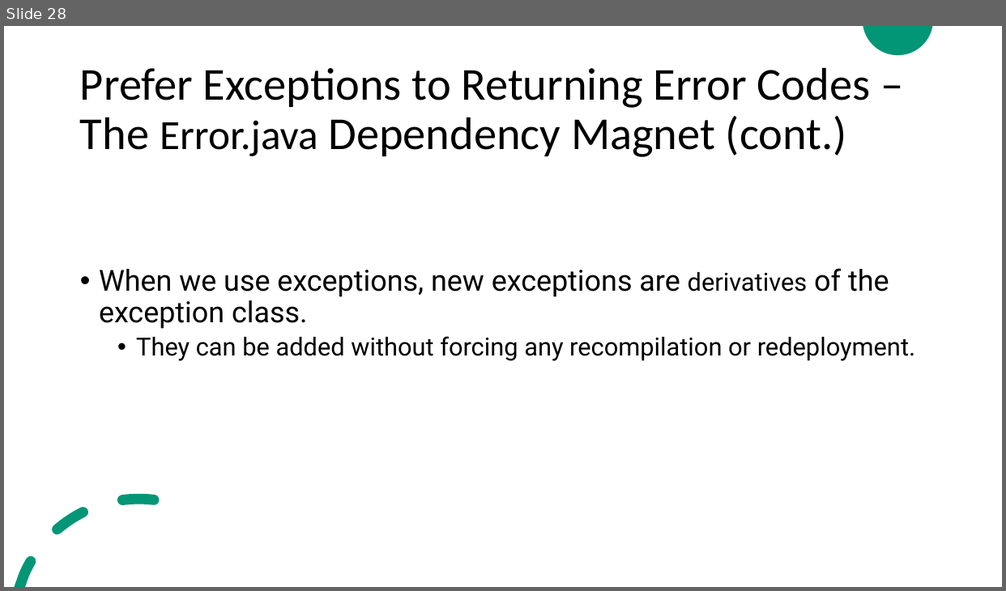
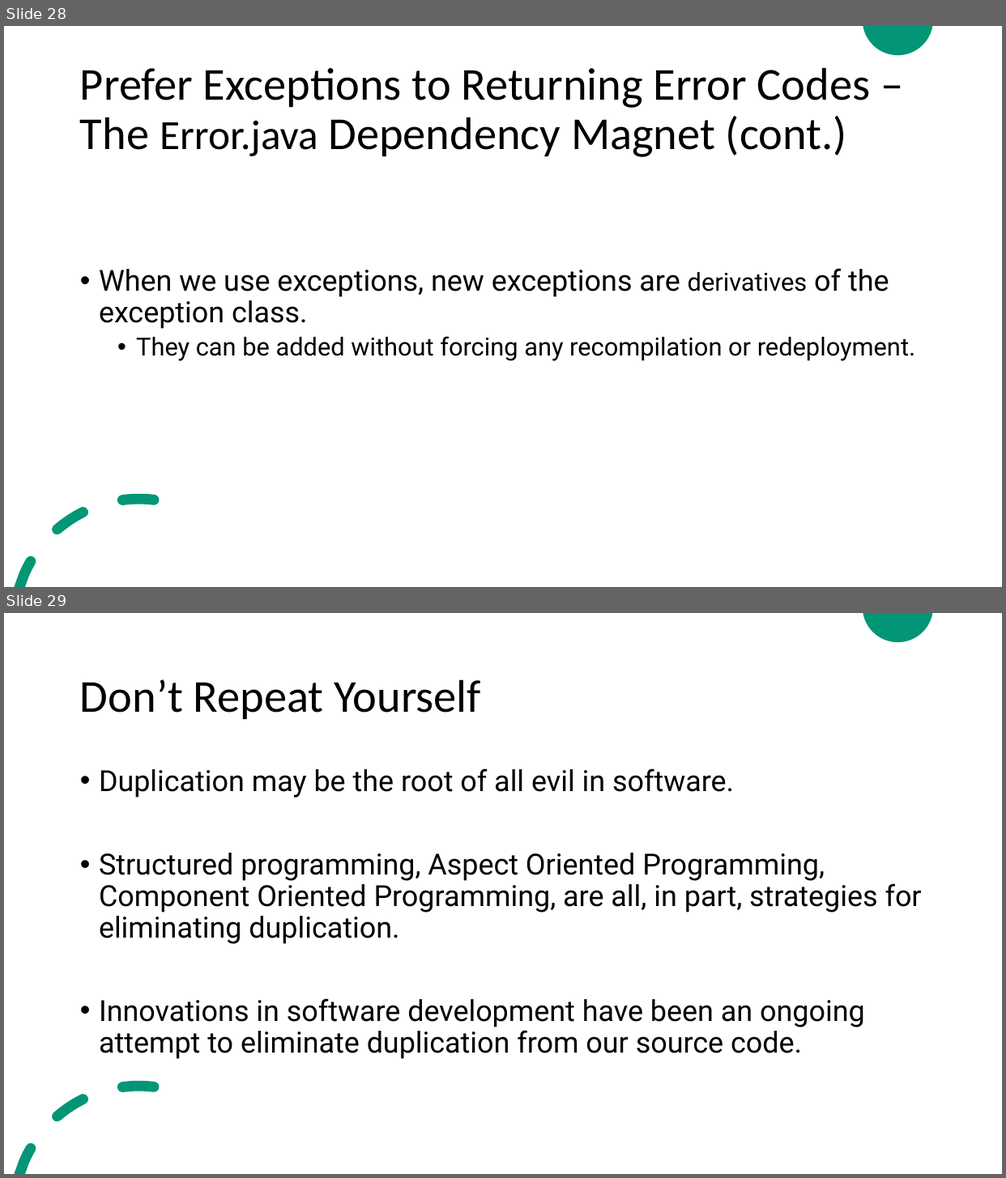
Before and after one commit to ZeinaZayed4/clean-code, a slide deck: Clean Code - Chapter 3.pptx. Shown one above the other, each under a label of ours: slide 28 before the commit, slides 28 and 29 after it. The pictures are 1006x591 and 1006x1178 pixels, drawn with LibreOffice and Linux fonts; fonts in the diff are those of the drawing. Boxes give left, top, right and bottom in pixels: in the first picture for what was removed or moved away, otherwise in the second. Text is boxed around its words. In the diff, an @@ line names an element or a change of style, - is before the commit and + after.

```diff
--- a/Clean Code - Chapter 3.pptx
+++ b/Clean Code - Chapter 3.pptx
@@ slide 29 added at [4,613,1002,1174], background #FFFFFF; not listed: 2 template elements that a slide beside it also shows @@
@@ title added at [80,679,481,719], 44 pt, text #000000 @@
+Don’t Repeat Yourself
@@ text added at [99,769,922,1059], 28 pt, text #000000 @@
+• Duplication may be the root of all evil in software.
+• Structured programming, Aspect Oriented Programming, Component Oriented Programming, are all, in part, strategies for eliminating duplication.
+• Innovations in software development have been an ongoing attempt to eliminate duplication from our source code.
```
Also in this commit, not shown: 3 other slides added.
